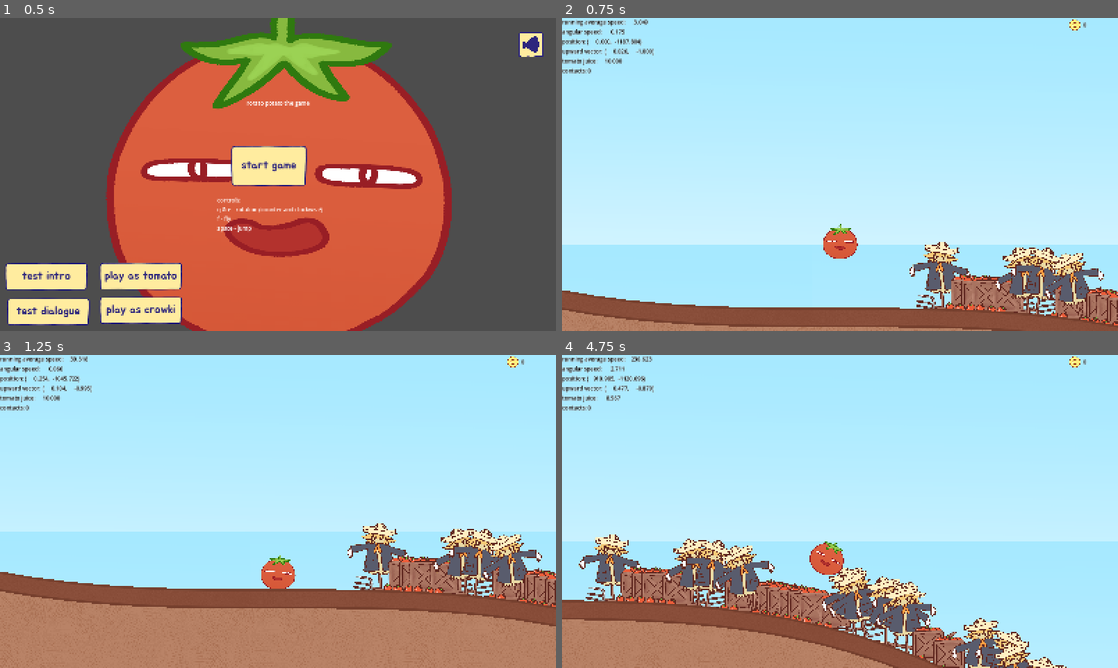
Above: before the commit, frames 1-4 (two rows, left to right).
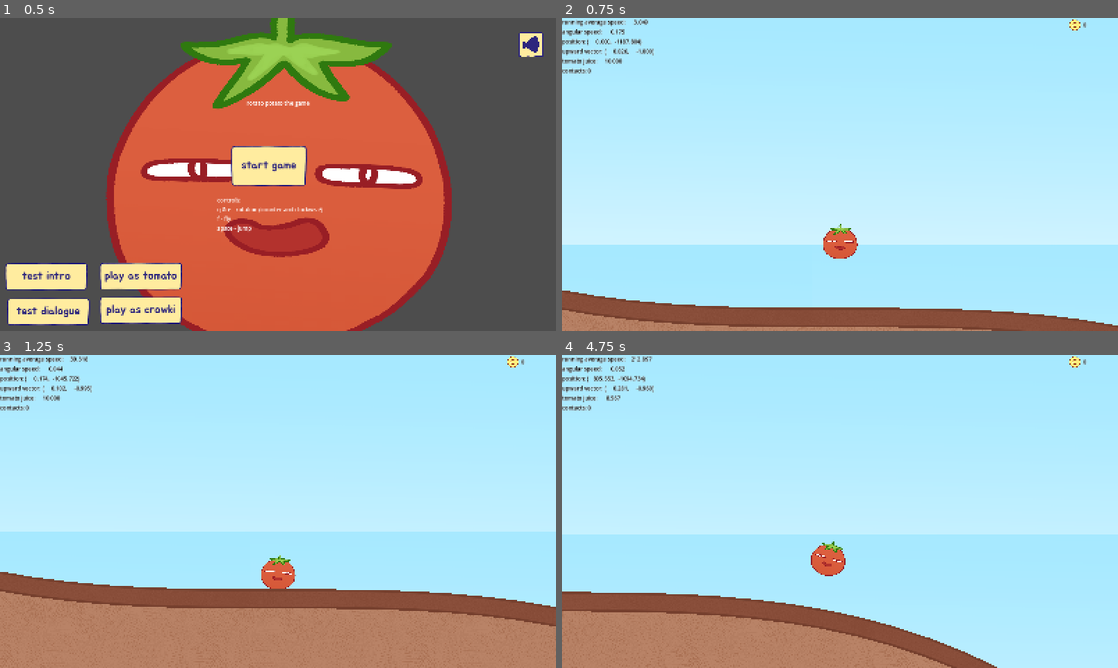
Above: after the commit, the same moments.

Repository: DazyLude/DokiJam2025
Game: Godot game, scene res://scenes/menu.tscn
Two runs of this game, one before a commit and one after it. Both use one fixed random seed, a clock stepped at 60 frames per second and the inputs below.
Inputs (mouse positions are in pixels of both pictures, inside the frame that each line leads up to):
- Up to frame 1 (0.5 s): no input
- Up to frame 2 (0.75 s): click "start game" at 0.5 s
- Up to frame 3 (1.25 s): no input
- Up to frame 4 (4.75 s): tap Enter at 1.25 s; move the mouse to (962, 495) at 1.27 s; hold F (fly) 1.28-2 s; click (962, 495) at 1.42 s; tap Space (jump) at 1.52, 1.55, 1.82, 3.05, 4.52, 4.55 s; drag from (728, 527) to (812, 574) at 2.02 s; move the mouse to (895, 442) at 2.77 s; hold F (fly) 2.78-3.5 s; click (895, 442) at 2.92 s; drag from (812, 574) to (673, 464) at 3.52 s; move the mouse to (1006, 558) at 4.27 s; hold Down (nudge_camera_down) from 4.28 s (still down); click (1006, 558) at 4.42 s

Frame 1 is identical in both runs. In frame 2, 5.6% of the frame differs, in the area x 62-100%, y 71-99%; in frame 3, 5.6%; in frame 4, 17%, in the area x 0-100%, y 0-100%.

Commit message:
player stat system with upgrade system incorporation scarecrow adjustment

Diff:
--- a/scenes/game.gd
+++ b/scenes/game.gd
@@ -23,6 +23,7 @@
 	# since hud displays player properties, such as speed and position, we need to pass a reference
 	hud.player = player;
 	load_stage();
+	player.apply_player_stats(PlayerStats.get_latest());
 
 
 func _process(delta: float) -> void:
@@ -68,9 +69,9 @@
 
 
 func spawn_obstacles() -> void:
-	for i in range(10, 1000):
+	for i in range(3, 10):
 		var obstacle = GameState.current_stage.obstacles.get_random_obstacle();
-		var x = GameState.current_stage.stage_length * i / 1001;
+		var x = GameState.current_stage.stage_length * i / 13;
 		place_node_at(obstacle, x);
 		$DecorationsBack.add_child(obstacle);
 
--- a/scenes/gameover.gd
+++ b/scenes/gameover.gd
@@ -2,21 +2,14 @@
 
 
 func _ready() -> void:
-	get_tree().paused = true;
-
 	$Restart.pressed.connect(on_restart)
 	$Upgrades.pressed.connect(on_enter_shop)
 
 
 func on_restart() -> void:
-	get_tree().paused = false;
-
 	GameState.restart();
 	get_tree().change_scene_to_file("res://scenes/game.tscn");
 
 
 func on_enter_shop() -> void:
-	get_tree().paused = false;
-
-	#$Upgrades.text = "404 shop not found"
 	get_tree().change_scene_to_file("res://scenes/upgrade_screen.tscn");
--- a/scenes/player/player.gd
+++ b/scenes/player/player.gd
@@ -20,11 +20,11 @@
 
 #region stats
 # torque applied, usually multiplied by inertia
-var player_torque := 20.0; # in rad/s^2
+var player_torque := 30.0; # in rad/s^2
 # fly strength applied, usually multiplied by mass
 var player_fly_strength := 1800.0; # in px/s^2, g (980px/s2) + bonus
 # when jumping, the impulse is defined as an impulse acquired by applying fly strength for this amount of seconds
-var jump_fly_scale := 0.3; # in s
+var jump_fly_scale := 0.35; # in s
 # stamina cost of jumps
 var jump_cost := 2.0;
 # rolling friction is reversely proportional to hardness
@@ -49,6 +49,24 @@
 	velocity_avg_array.resize(VELOCITY_AVG_LIMIT);
 	$Sprite2D.prepare_sprite(GameState.selected_skinsuit);
 
+	if GameState.player != null and GameState.player != self:
+		print("unlinking old Player instance from game state");
+	GameState.player = self;
+
+
+func apply_player_stats(stats: PlayerStats) -> void:
+	player_torque = stats.player_torque;
+	player_fly_strength = stats.player_fly_strength;
+	jump_fly_scale = stats.jump_fly_scale;
+	jump_cost = stats.jump_cost;
+	hardness = stats.hardness;
+	aeroshape = stats.aeroshape;
+	physics_material_override.bounce = stats.bounce;
+	physics_material_override.friction = stats.friction;
+	mass = stats.mass;
+	inertia = 0.5 * stats.mass * 1000.0;
+	linear_damp = stats.linear_damp;
+	angular_damp = stats.angular_damp;
 
 
 func _physics_process(delta: float) -> void:
@@ -87,9 +105,9 @@
 
 	if hng_for > 0:
 		if GameState.juice > jump_cost:
+			$Sprite2D.display_emotion(1);
+		else:
 			$Sprite2D.display_emotion(2);
-		else:
-			$Sprite2D.display_emotion(1);
 		hng_for -= delta;
 	elif GameState.juice <= 0:
 		$Sprite2D.display_emotion(2);
@@ -130,7 +148,6 @@
 	var upward_impulse := upward_unit_vector * player_fly_strength * mass * jump_fly_scale;
 
 	hng_for = 0.2;
-	$Sprite2D.display_emotion(1);
 
 	if GameState.juice > jump_cost:
 		apply_central_impulse(upward_impulse);
--- a/scenes/player/player.tscn
+++ b/scenes/player/player.tscn
@@ -18,7 +18,6 @@
 [node name="Player" type="RigidBody2D"]
 collision_layer = 3
 physics_material_override = SubResource("PhysicsMaterial_dovo2")
-inertia = 500.0
 continuous_cd = 2
 contact_monitor = true
 max_contacts_reported = 1
--- /dev/null
+++ b/scripts/character_stats.gd
@@ -0,0 +1,88 @@
+extends RefCounted
+class_name PlayerStats
+
+
+# more detailed stat explanation in the Player class
+var player_torque := 0.0;
+var player_fly_strength := 0.0;
+var jump_fly_scale := 0.0;
+var jump_cost := 0.0;
+var hardness := 0.0;
+var aeroshape := 0.0;
+
+# physics body properties
+var friction := 0.0;
+var bounce := 0.0;
+var mass := 0.0;
+var inertia := 0.0;
+var linear_damp := 0.0;
+var angular_damp := 0.0;
+
+
+func reset_to_dict(dict: Dictionary) -> void:
+	for property in dict:
+		if property in self:
+			self.set(property, dict[property]);
+
+
+func add_dict(dict: Dictionary) -> void:
+	for property in dict:
+		var bonus_value = dict[property];
+		match property:
+			"friction":
+				friction += bonus_value - bonus_value * friction # multiplicative stacking
+			_ when property in self:
+				self.set(property, self.get(property) + bonus_value);
+
+
+static func get_latest() -> PlayerStats:
+	var stats = PlayerStats.new();
+	stats.add_dict(stat_dicts["default"]);
+
+	for upgrade in upgrade_stats:
+		var upgrade_level = GameState.upgrades.get_upgrade_level(upgrade);
+		if upgrade_level == 0:
+			continue;
+
+		match typeof(upgrade_stats[upgrade]):
+			TYPE_ARRAY:
+				var upgrade_array : Array = upgrade_stats[upgrade];
+				stats.add_dict(upgrade_array[min(upgrade_level - 1, upgrade_array.size() - 1)]);
+			TYPE_CALLABLE:
+				stats.add_dict(upgrade_stats[upgrade].call(upgrade_level));
+			_:
+				pass;
+
+	return stats;
+
+
+static var upgrade_stats : Dictionary[int, Variant] = {
+	Upgrade.COFFEE : [
+		{"player_torque": 10.0}, {"player_torque": 20.0}, {"player_torque": 40.0}, {"player_torque": 80.0}
+	],
+	Upgrade.SUPPS : func(level: int): return {"friction": 0.05 * level},
+	Upgrade.WINGS : null,
+	Upgrade.KETCHUP_TANK : null,
+	Upgrade.ARMOR : null,
+	Upgrade.VOCAL : null,
+	Upgrade.BOUNCE : null,
+}
+
+
+
+const stat_dicts : Dictionary[String, Dictionary] = {
+	"default": {
+		"player_torque" : 30.0,
+		"player_fly_strength" : 1800.0,
+		"jump_fly_scale" : 0.35,
+		"jump_cost" : 2.0,
+		"hardness" : 10.0,
+		"aeroshape" : 10.0,
+		"friction" : 0.75,
+		"bounce" : 0.1,
+		"mass" : 10.0,
+		#"inertia" : 500.0,
+		"linear_damp" : 0.0,
+		"angular_damp" : 0.0,
+	},
+}
--- a/scripts/gamestate.gd
+++ b/scripts/gamestate.gd
@@ -24,11 +24,13 @@
 var selected_skinsuit : int = Upgrade.SKINSUIT_TOMATO;
 
 
+# player
+var player : Player;
+
+
 # stage management
 var current_stage := StageData.get_stage_data_by_name("tomato fields");
 
 
-
-
 func restart() -> void:
-	juice = juice_cap;
+	juice = juice_cap + 10.0 * upgrades.get_upgrade_level(Upgrade.KETCHUP_TANK);
--- a/scripts/obstacle_manager.gd
+++ b/scripts/obstacle_manager.gd
@@ -21,7 +21,7 @@
 		"weight": 100.0,
 		"natural habitat": ["tomato fields"],
 		"positions": [
-			PositionPreset.fixed_offset(Vector2(-10.0, 10.0), -400.0),
+			PositionPreset.fixed_offset(Vector2(-10.0, 10.0), -250.0),
 		],
 		"flippable": true,
 	},
@@ -31,7 +31,7 @@
 		"weight": 100.0,
 		"natural habitat": ["tomato fields"],
 		"positions": [
-			PositionPreset.fixed_angle(0.0, Vector2(-250.0, -270.0)),
+			PositionPreset.fixed(0.0, -270.0),
 		],
 	}
 }
--- a/scripts/upgrade.gd
+++ b/scripts/upgrade.gd
@@ -29,7 +29,7 @@
 		# int
 		"max level": 4,
 		# array with float values
-		"cost": [10.0, 20.0, 30.0, 40.0],
+		"cost": [1.0, 4.0, 15.0, 40.0],
 		# String (name of a stage, "" or skip for never)
 		"autounlock": "",
 		# String (name of a stage, "" or skip for always)
@@ -40,7 +40,7 @@
 		# int
 		"max level": 4,
 		# array with float values
-		"cost": [10.0, 20.0, 30.0, 40.0],
+		"cost": [1.0, 4.0, 15.0, 40.0],
 		# String (name of a stage, "" or skip for never)
 		"autounlock": "",
 		# String (name of a stage, "" or skip for always)
@@ -51,7 +51,7 @@
 		# int
 		"max level": 4,
 		# array with float values
-		"cost": [10.0, 20.0, 30.0, 40.0],
+		"cost": [1.0, 4.0, 15.0, 40.0],
 		# String (name of a stage, "" or skip for never)
 		"autounlock": "",
 		# String (name of a stage, "" or skip for always)
@@ -62,7 +62,7 @@
 		# int
 		"max level": 4,
 		# array with float values
-		"cost": [10.0, 20.0, 30.0, 40.0],
+		"cost": [1.0, 4.0, 15.0, 40.0],
 		# String (name of a stage, "" or skip for never)
 		"autounlock": "",
 		# String (name of a stage, "" or skip for always)
@@ -73,7 +73,7 @@
 		# int
 		"max level": 4,
 		# array with float values
-		"cost": [10.0, 20.0, 30.0, 40.0],
+		"cost": [1.0, 4.0, 15.0, 40.0],
 		# String (name of a stage, "" or skip for never)
 		"autounlock": "",
 		# String (name of a stage, "" or skip for always)
@@ -85,8 +85,8 @@
 		"base": "res://assets/skinsuits/tomato/tomato_base.png",
 		"emotions": [
 			"res://assets/skinsuits/tomato/tomato_neutral.png",
+			"res://assets/skinsuits/tomato/tomato_hurt.png",
 			"res://assets/skinsuits/tomato/tomato_tired.png",
-			"res://assets/skinsuits/tomato/tomato_hurt.png",
 		],
 	},
 	SKINSUIT_CROWKI: {
@@ -95,8 +95,8 @@
 		"base": "res://assets/skinsuits/crowki/crowki_base.png",
 		"emotions": [
 			"res://assets/skinsuits/crowki/crowki_neutral.png",
+			"res://assets/skinsuits/crowki/crowki_hurt.png",
 			"res://assets/skinsuits/crowki/crowki_tired.png",
-			"res://assets/skinsuits/crowki/crowki_hurt.png",
 		],
 	},
 	SKINSUIT_RETRO: {
@@ -152,7 +152,7 @@
 
 ## returns the upgrade's current level
 func get_upgrade_level(upgrade_id: int) -> int:
-	return current_upgrades.get(upgrade_id, -1);
+	return current_upgrades.get(upgrade_id, 0);
 
 
 ## returns ids of all upgrades that should be available in the shop
Not shown, added: scripts/character_stats.gd.uid
